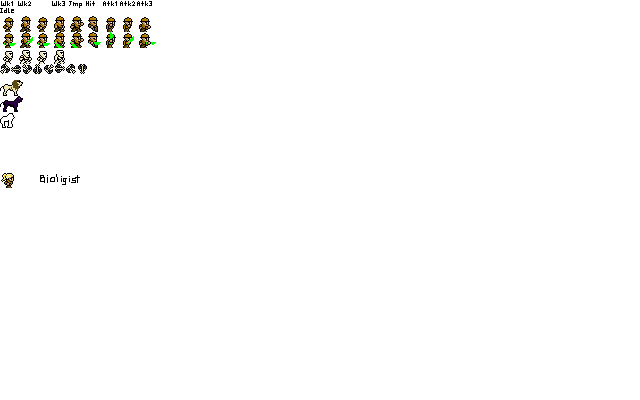
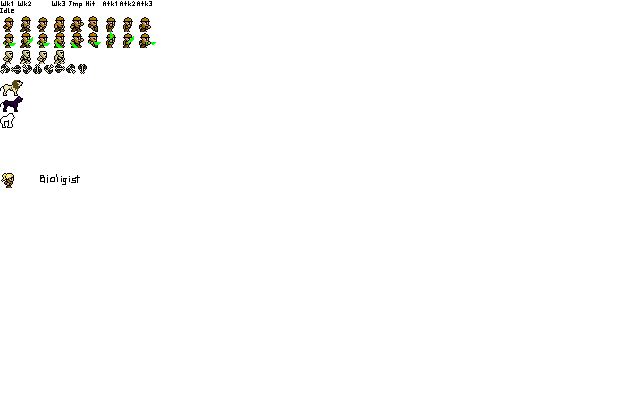
Before/after of a 640x400 layered artwork. What changed in the layer stack:
painted on "sprites" over [1, 51, 84, 73]
